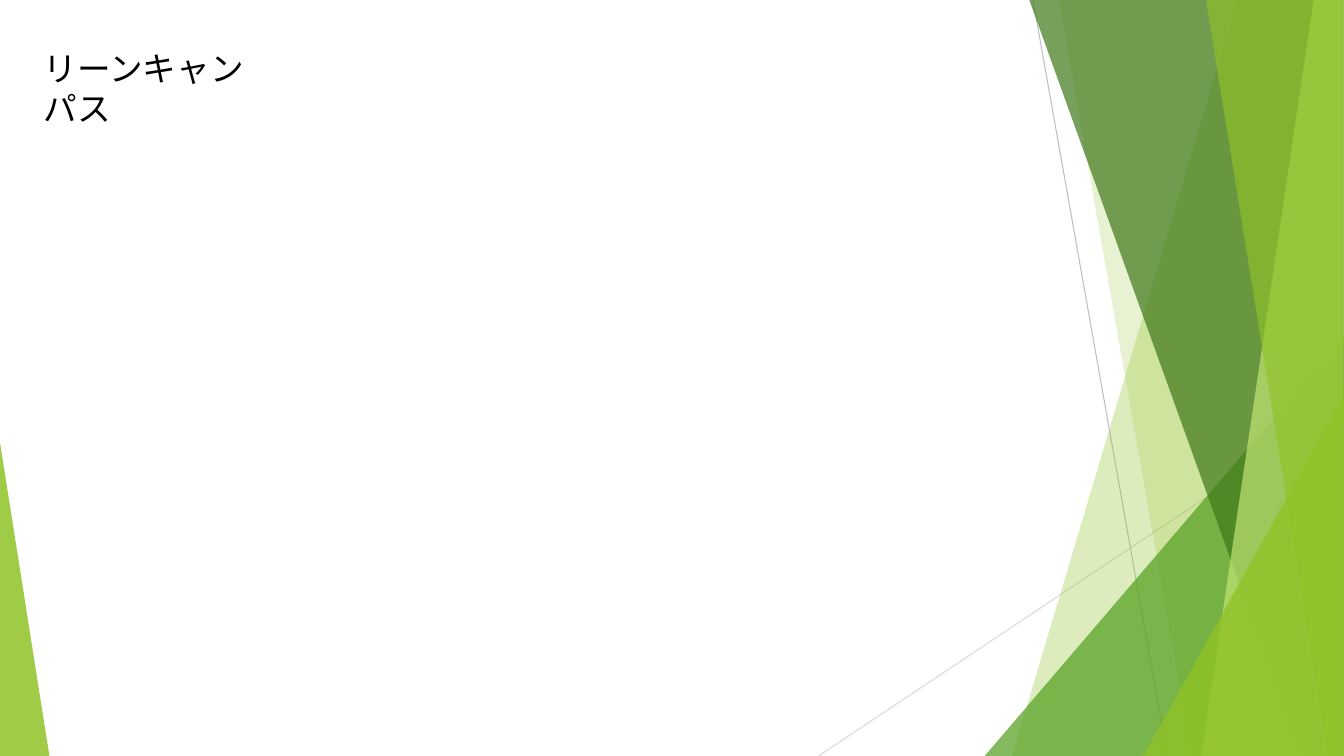
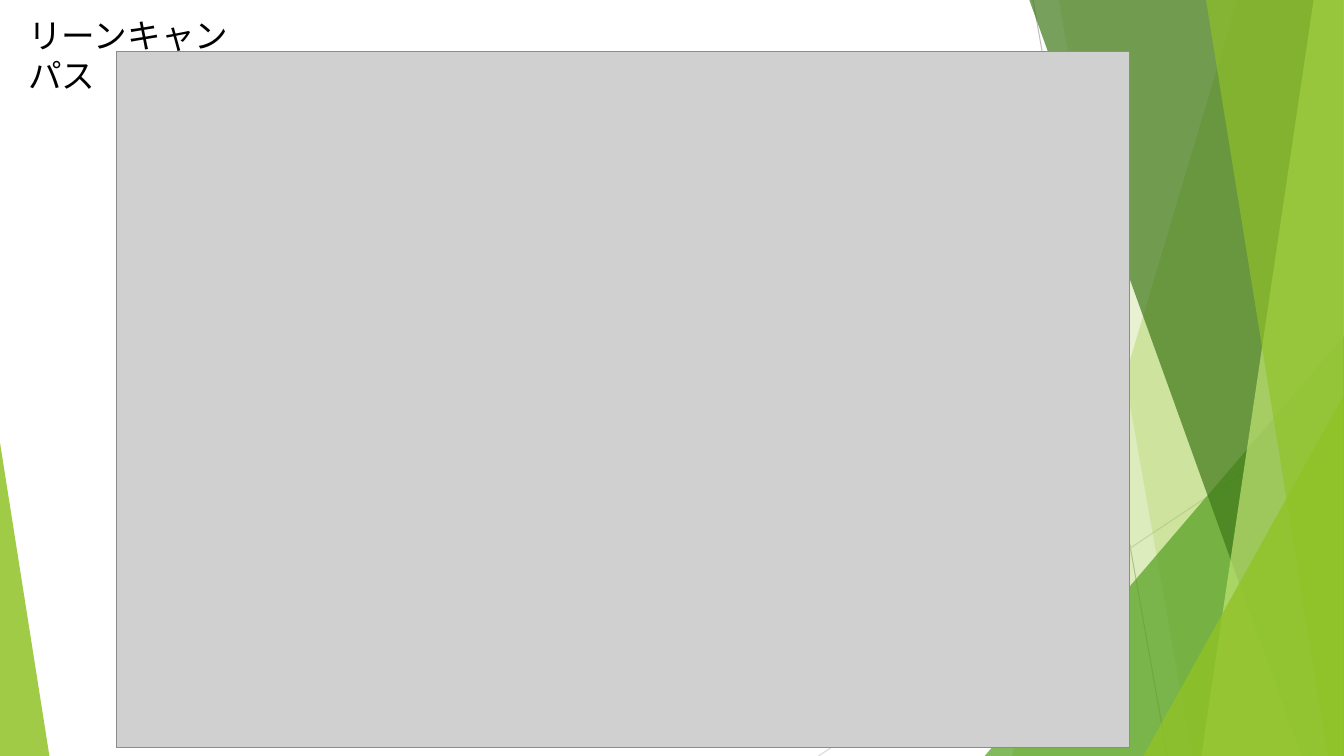
Before and after one commit to Smart-SE/sse2018-group3, a slide deck: slide 3 of oonishi/感情衛星「ひまわり」の発表シナリオ.pptx. Drawn at 1344x756 pixels with LibreOffice and Linux fonts; fonts in the diff are those of the drawing; grey boxes stand for pictures. Boxes give left, top, right and bottom in pixels: in the first picture for what was removed or moved away, otherwise in the second. Text is boxed around its words. In the diff, an @@ line names an element or a change of style, - is before the commit and + after.

```diff
--- a/oonishi/感情衛星「ひまわり」の発表シナリオ.pptx
+++ b/oonishi/感情衛星「ひまわり」の発表シナリオ.pptx
@@ text "リーンキャンパス" moved from (x1=44, y1=54, x2=244, y2=122) to (x1=28, y1=21, x2=228, y2=89) @@
@@ picture added at (x1=116, y1=51, x2=1130, y2=747) @@
```
Also in this commit, not shown: 4 other slides changed, 1 slide added.
